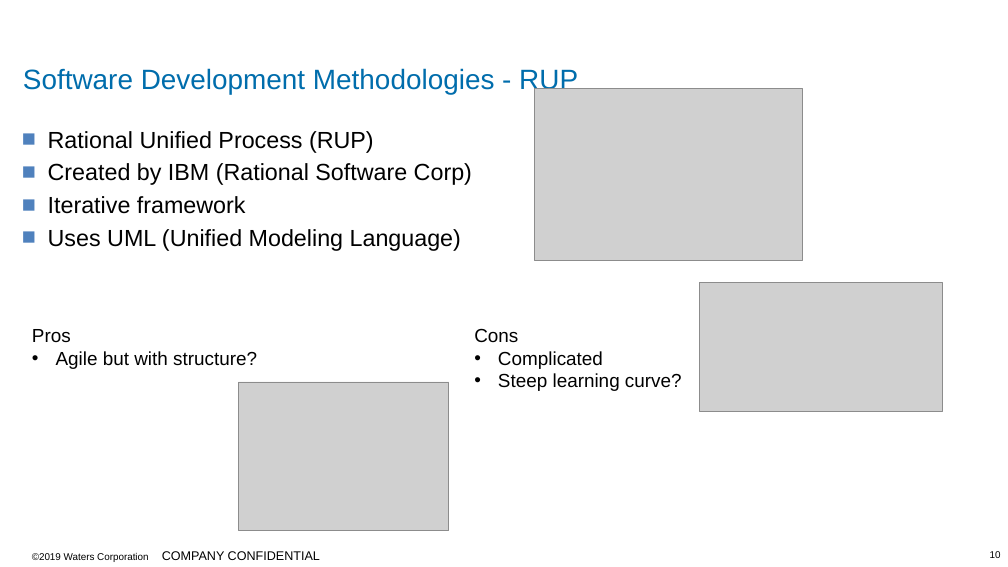
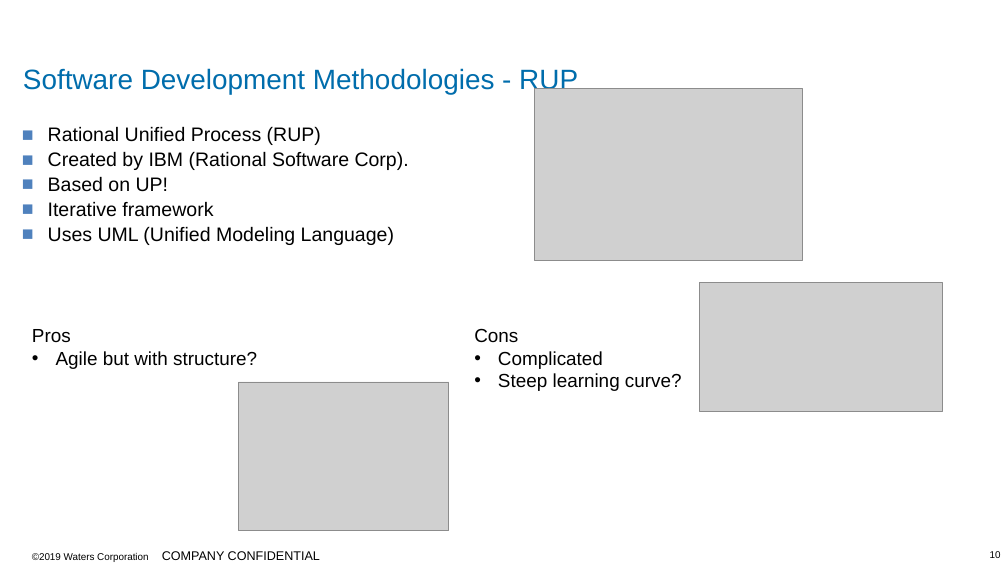
Before and after one commit to MCR-Digital/apprentice-boot-camp-methodologies, a slide deck: slide 10 of docs/Apprentice Bootcamp - Methodologies Part2.pptx. Drawn at 1008x567 pixels with LibreOffice and Linux fonts; fonts in the diff are those of the drawing; grey boxes stand for pictures; background and template pictures are left out. Boxes give left, top, right and bottom in pixels: in the first picture for what was removed or moved away, otherwise in the second. Text is boxed around its words. In the diff, an @@ line names an element or a change of style, - is before the commit and + after.

```diff
--- a/docs/Apprentice Bootcamp - Methodologies Part2.pptx
+++ b/docs/Apprentice Bootcamp - Methodologies Part2.pptx
@@ text at (x1=48, y1=127, x2=394, y2=245): size 22.2 to 18.6 pt in "Rational Unified Process (RUP)", "Iterative framework", "Uses UML (Unified Modeling Language)"; line spacing 1 to 0.9 @@
@@ text at (x1=48, y1=152, x2=409, y2=192): text changed; size 22.2 to 18.6 pt @@
-■ Created by IBM (Rational Software Corp)
+■ Created by IBM (Rational Software Corp).
+■ Based on UP!
```
Also in this commit, not shown: 8 other slides changed, 6 other files.
